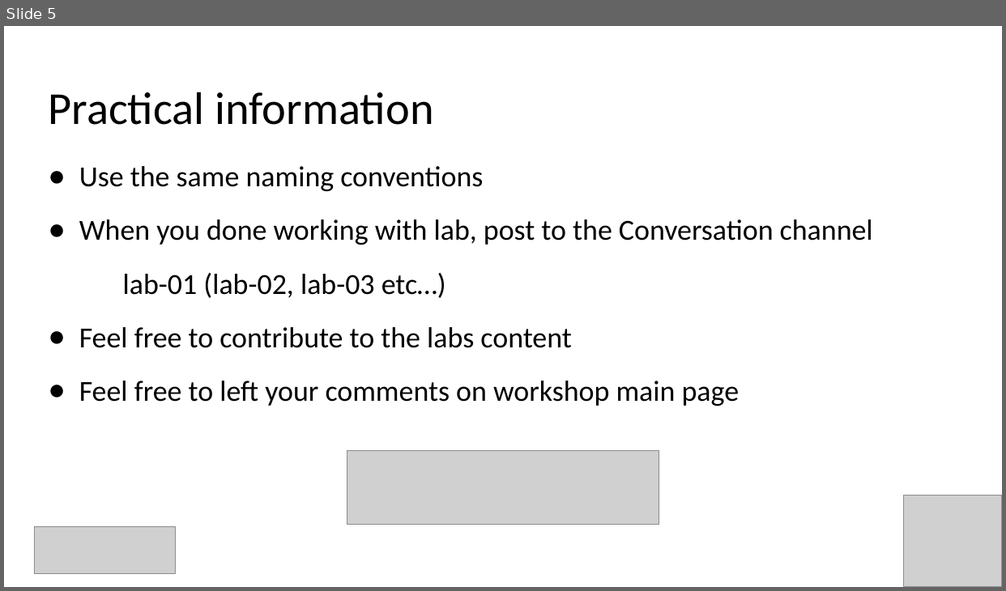
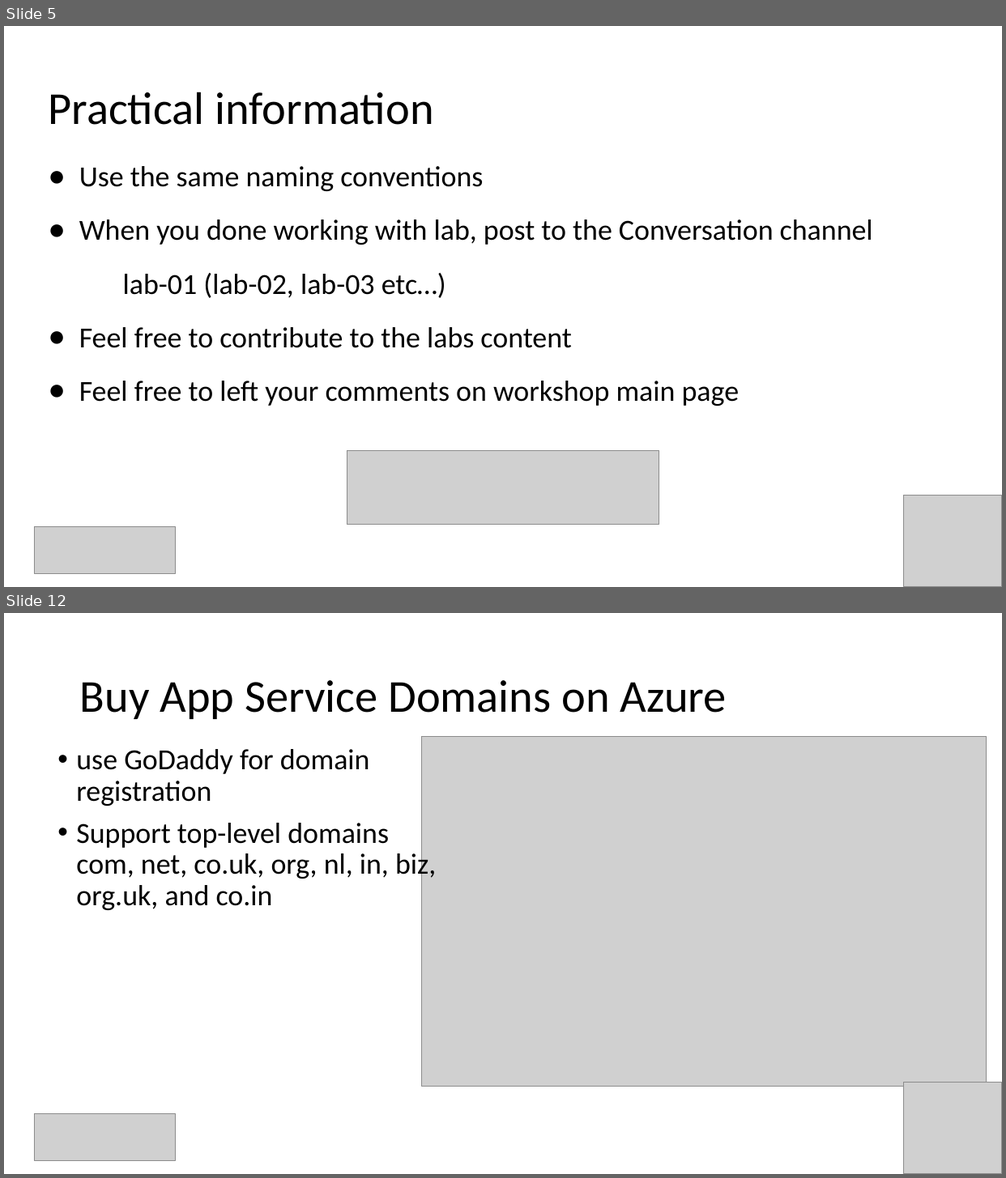
Before and after one commit to evgenyb/iac-workshops, a slide deck: dns-and-ssl-management-on-azure-with-ado/slides/dns-and-ssl-management-on-azure-with-ado.pptx. Shown one above the other, each under a label of ours: slide 5 before the commit, slides 5 and 12 after it; the slides between them are not shown. The pictures are 1006x591 and 1006x1178 pixels, drawn with LibreOffice and Linux fonts; fonts in the diff are those of the drawing; grey boxes stand for pictures. Boxes give left, top, right and bottom in pixels: in the first picture for what was removed or moved away, otherwise in the second. Text is boxed around its words. In the diff, an @@ line names an element or a change of style, - is before the commit and + after.

```diff
--- a/dns-and-ssl-management-on-azure-with-ado/slides/dns-and-ssl-management-on-azure-with-ado.pptx
+++ b/dns-and-ssl-management-on-azure-with-ado/slides/dns-and-ssl-management-on-azure-with-ado.pptx
@@ slide 12 added at [4, 613, 1002, 1174], background #FFFFFF @@
@@ title added at [80, 680, 726, 719], 44 pt, text #000000 @@
+Buy App Service Domains on Azure
@@ text added at [76, 749, 436, 910], 28 pt, text #000000 @@
+• use GoDaddy for domain registration
+• Support top-level domains com, net, co.uk, org, nl, in, biz, org.uk, and co.in
@@ picture added at [422, 736, 987, 1087] @@
@@ picture added at [904, 1082, 1002, 1174] @@
@@ picture added at [35, 1114, 176, 1161] @@
```
Also in this commit, not shown: 2 slides changed, 18 other slides added.
